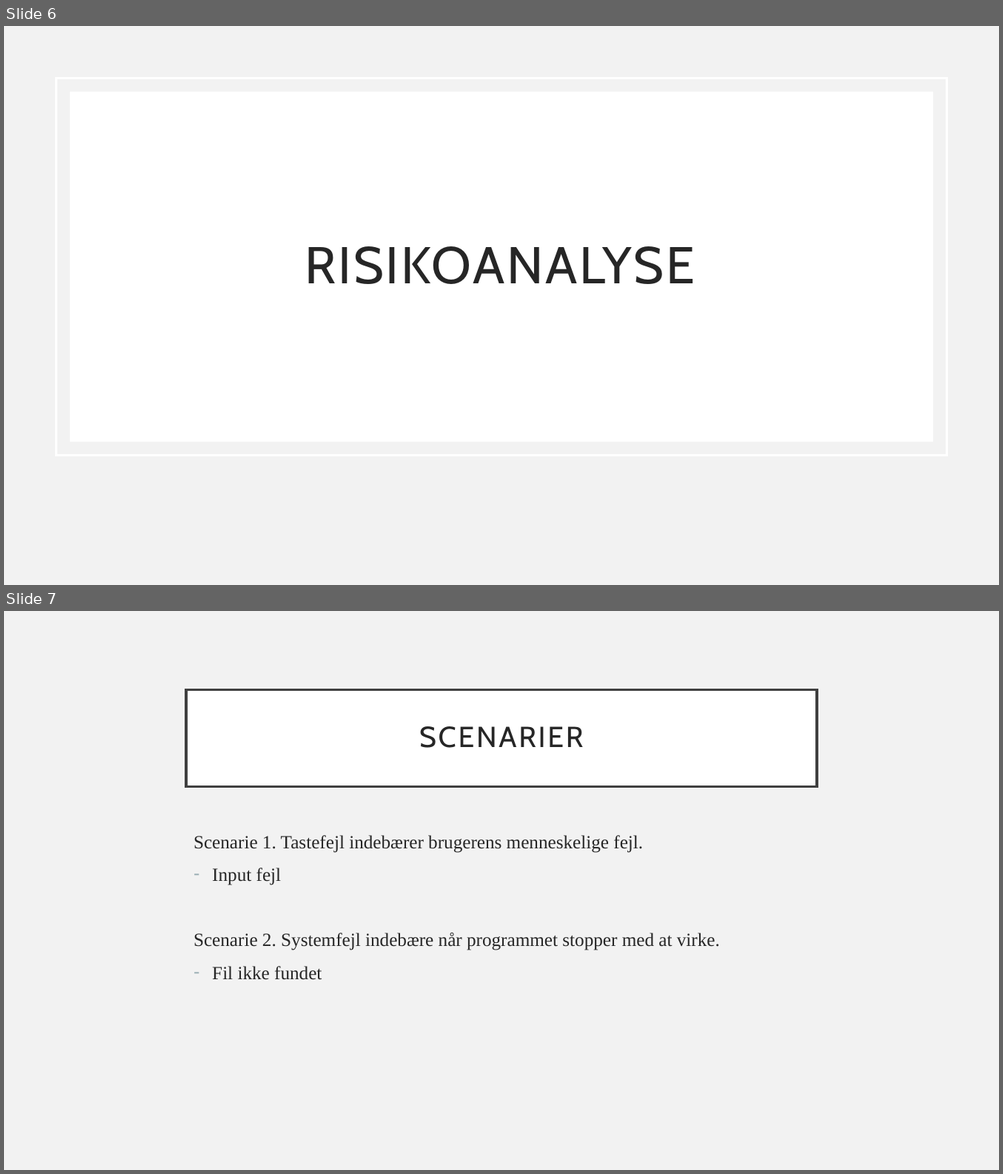
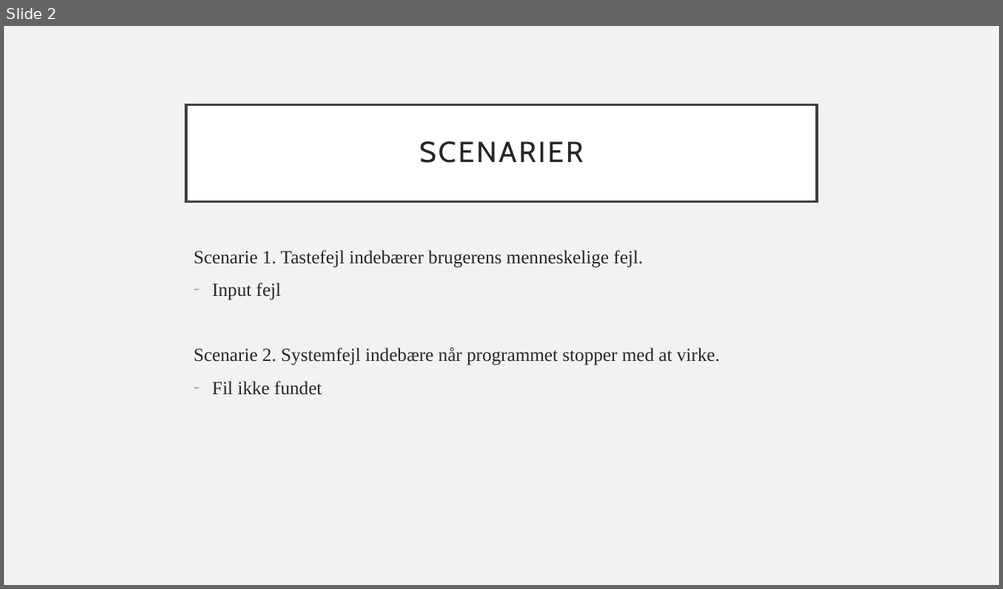
Before and after one commit to Rasmus-Kibshede/Marios-Pizzabar, a slide deck: Diagrams/Fremlæggelse/Marios pizzabar.pptx. Shown one above the other, each under a label of ours: slides 6 and 7 before the commit, slide 2 after it. The pictures are 1003x1174 and 1003x589 pixels, drawn with LibreOffice and Linux fonts; fonts in the diff are those of the drawing. Boxes give left, top, right and bottom in pixels: in the first picture for what was removed or moved away, otherwise in the second. Text is boxed around its words. In the diff, an @@ line names an element or a change of style, - is before the commit and + after.

```diff
--- a/Diagrams/Fremlæggelse/Marios pizzabar.pptx
+++ b/Diagrams/Fremlæggelse/Marios pizzabar.pptx
@@ slide 6 removed at <box>4,26,999,585</box>, background #F2F2F2 @@
@@ rectangle removed at <box>57,79,946,456</box> @@
@@ rectangle removed at <box>70,92,933,443</box> @@
@@ title removed at <box>305,247,695,284</box> @@
-RISIKOANALYSE
@@ what was slide 7 is now slide 2 @@
```
Also in this commit, not shown: 3 slides changed, 6 other slides removed.
